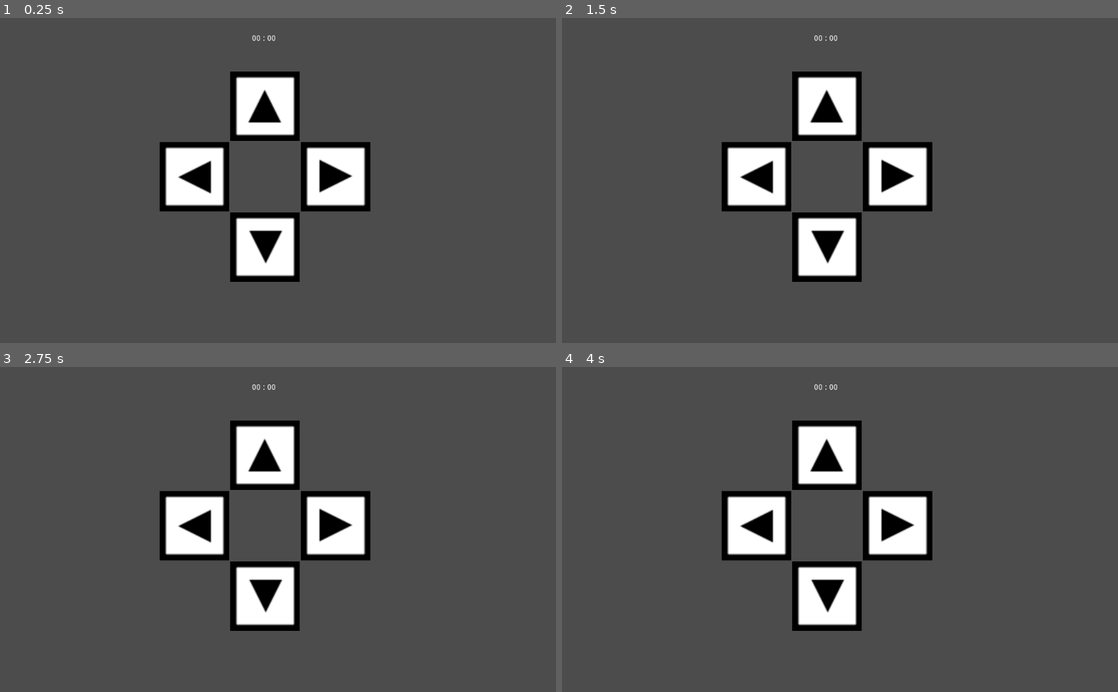
Above: before the commit, frames 1-4 (two rows, left to right).
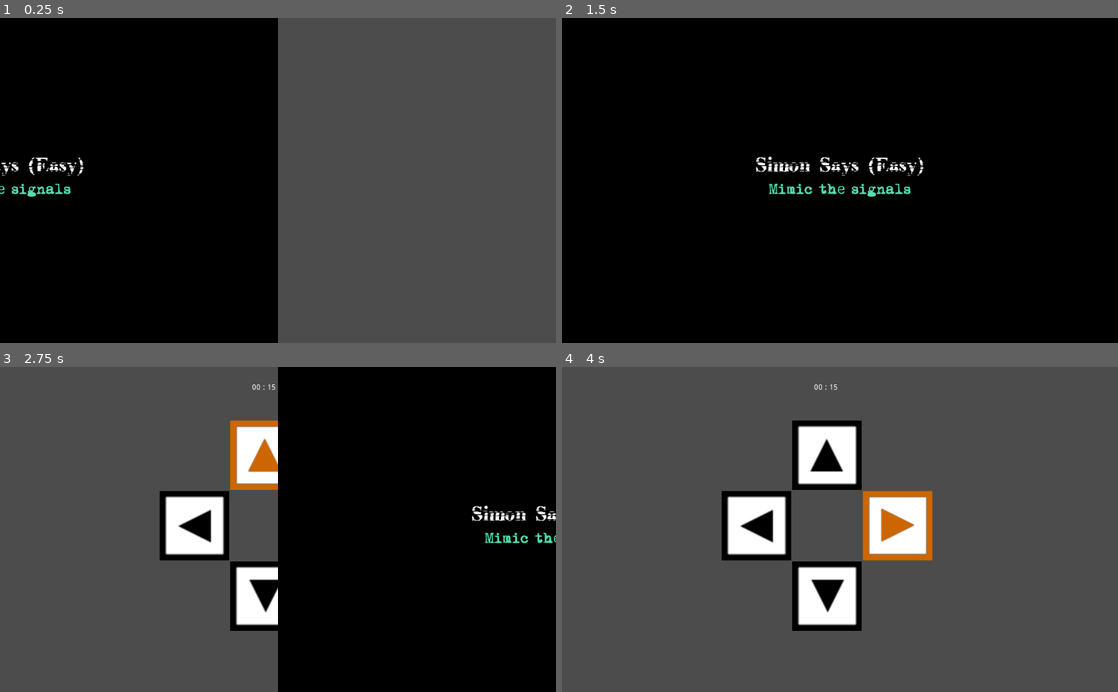
Above: after the commit, the same moments.

Repository: remmarcoux/prism
Game: Godot game, scene res://Microgames/SimonSays/SimonSays_Easy.tscn
The game is run twice, just before and just after one commit, with the same random seed, the same clock (stepped at 60 frames per second) and the same inputs. The project has no main scene, so this scene is started directly.
Inputs (mouse positions are in pixels of both pictures, inside the frame that each line leads up to):
- Up to frame 1 (0.25 s): no input
- Up to frame 2 (1.5 s): tap Enter (ui_accept) at 0.5, 0.77, 1.25 s; move the mouse to (962, 164) at 0.52 s; hold Right (ui_right) 0.53-1.28 s; click (962, 164) at 0.67 s; move the mouse to (728, 196) at 1.27 s; hold Down (ui_down) from 1.28 s (still down)
- Up to frame 3 (2.75 s): tap Enter (ui_accept) at 1.52, 2 s; move the mouse to (333, 458) at 2.02 s; release Down (ui_down) at 2.03 s; hold Right (ui_right) from 2.03 s (still down)
- Up to frame 4 (4 s): move the mouse to (812, 594) at 2.77 s; release Right (ui_right) at 2.78 s; hold Up (ui_up) 2.78-3.53 s; click (812, 594) at 2.92 s; tap Enter (ui_accept) at 3.02, 3.77 s; move the mouse to (1006, 578) at 3.52 s; hold Left (ui_left) from 3.53 s (still down)

The runs differ from the first frame. In frame 1, 52% of the frame differs, in the area x 0-67%, y 0-100%; in frame 2, 96%, in the area x 0-100%, y 0-100%; in frame 3, 49%; in frame 4, 1.2%.
Error before the commit: Attempt to call function 'parse_bbcode' in base 'null instance' on a null instance. (res://Microgames/SimonSays/SimonSaysGame.gd:11)

Commit message:
Simon Says signals and position fixes

Diff:
--- a/Microgames/SimonSays/SimonSaysGame.gd
+++ b/Microgames/SimonSays/SimonSaysGame.gd
@@ -1,4 +1,7 @@
-extends microgame
+extends Node2D
+
+signal completed
+signal failed
 
 enum ESimonsaysGameState {
 	PreGame,
@@ -110,6 +113,7 @@
 	masterTimer -= delta
 	if masterTimer < 0:
 		emit_signal("failed")
+		roundState = ESimonsaysGameState.Loose
 		return
 
 	if currentTimer >= roundInputTimer:
--- a/Microgames/SimonSays/SimonSays_Easy.tscn
+++ b/Microgames/SimonSays/SimonSays_Easy.tscn
@@ -1,7 +1,22 @@
-[gd_scene load_steps=2 format=2]
+[gd_scene load_steps=3 format=2]
 
 [ext_resource path="res://Microgames/SimonSays/SimonSays.tscn" type="PackedScene" id=1]
+[ext_resource path="res://Microgames/Microgame.tscn" type="PackedScene" id=2]
 
-[node name="SimonSaysRoot" instance=ExtResource( 1 )]
+[node name="Microgame" instance=ExtResource( 2 )]
+game_title = "Simon Says (Easy)"
+game_rules = "Mimic the signals"
+
+[node name="GameContainer" parent="." index="0"]
+anchor_left = 0.0
+anchor_top = 0.0
+anchor_right = 0.0
+anchor_bottom = 0.0
+
+[node name="SimonSaysRoot" parent="GameContainer" index="0" instance=ExtResource( 1 )]
 numberOfSteps = 4
-playerReactionTimeLimit = 10.0
+playerReactionTimeLimit = 15.0
+roundPauseTimer = 0.2
+displayTime = 0.4
+[connection signal="completed" from="GameContainer/SimonSaysRoot" to="." method="complete_game"]
+[connection signal="failed" from="GameContainer/SimonSaysRoot" to="." method="fail_game"]
--- a/Microgames/SimonSays/SimonSays_Hard.tscn
+++ b/Microgames/SimonSays/SimonSays_Hard.tscn
@@ -1,9 +1,22 @@
-[gd_scene load_steps=2 format=2]
+[gd_scene load_steps=3 format=2]
 
 [ext_resource path="res://Microgames/SimonSays/SimonSays.tscn" type="PackedScene" id=1]
+[ext_resource path="res://Microgames/Microgame.tscn" type="PackedScene" id=2]
 
-[node name="SimonSaysRoot" instance=ExtResource( 1 )]
+[node name="Microgame" instance=ExtResource( 2 )]
+game_title = "Simon Says (Hard)"
+game_rules = "Mimic the signals"
+
+[node name="GameContainer" parent="." index="0"]
+anchor_left = 0.0
+anchor_top = 0.0
+anchor_right = 0.0
+anchor_bottom = 0.0
+
+[node name="SimonSaysRoot" parent="GameContainer" index="0" instance=ExtResource( 1 )]
 numberOfSteps = 8
 playerReactionTimeLimit = 10.0
 roundPauseTimer = 0.05
 displayTime = 0.2
+[connection signal="completed" from="GameContainer/SimonSaysRoot" to="." method="complete_game"]
+[connection signal="failed" from="GameContainer/SimonSaysRoot" to="." method="fail_game"]
--- a/Microgames/SimonSays/SimonSays_Medium.tscn
+++ b/Microgames/SimonSays/SimonSays_Medium.tscn
@@ -1,8 +1,21 @@
-[gd_scene load_steps=2 format=2]
+[gd_scene load_steps=3 format=2]
 
 [ext_resource path="res://Microgames/SimonSays/SimonSays.tscn" type="PackedScene" id=1]
+[ext_resource path="res://Microgames/Microgame.tscn" type="PackedScene" id=2]
 
-[node name="SimonSaysRoot" instance=ExtResource( 1 )]
+[node name="Microgame" instance=ExtResource( 2 )]
+game_title = "Simon Says (Medium)"
+game_rules = "Mimic the signals"
+
+[node name="GameContainer" parent="." index="0"]
+anchor_left = 0.0
+anchor_top = 0.0
+anchor_right = 0.0
+anchor_bottom = 0.0
+
+[node name="SimonSaysRoot" parent="GameContainer" index="0" instance=ExtResource( 1 )]
 numberOfSteps = 6
 playerReactionTimeLimit = 10.0
 displayTime = 0.33
+[connection signal="completed" from="GameContainer/SimonSaysRoot" to="." method="complete_game"]
+[connection signal="failed" from="GameContainer/SimonSaysRoot" to="." method="fail_game"]
